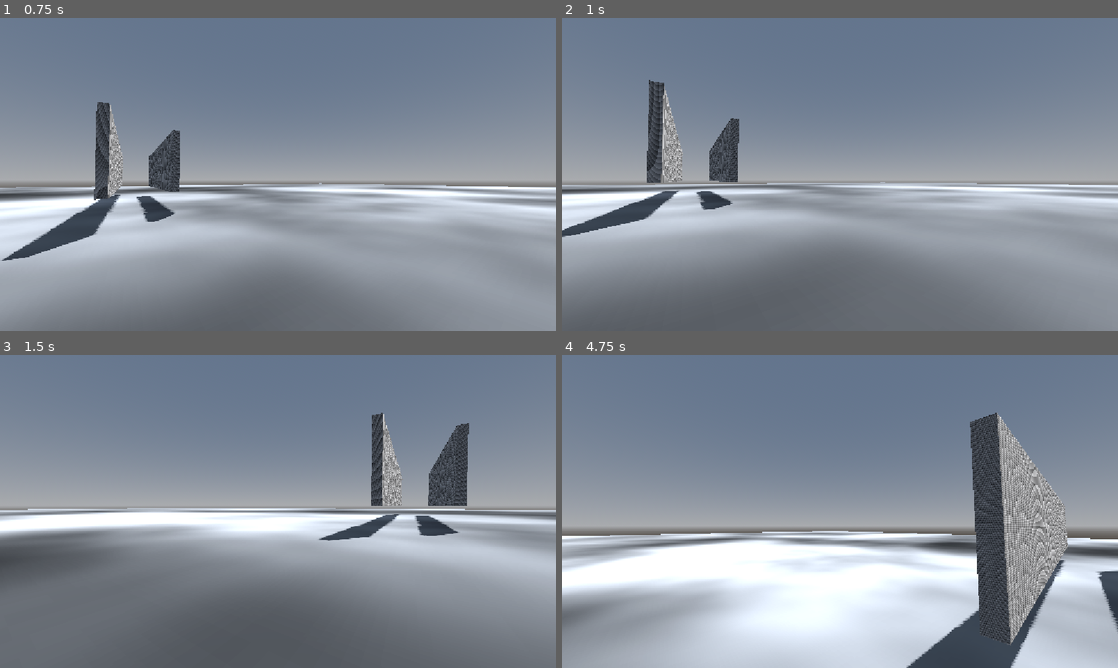
Above: before the commit, frames 1-4 (two rows, left to right).
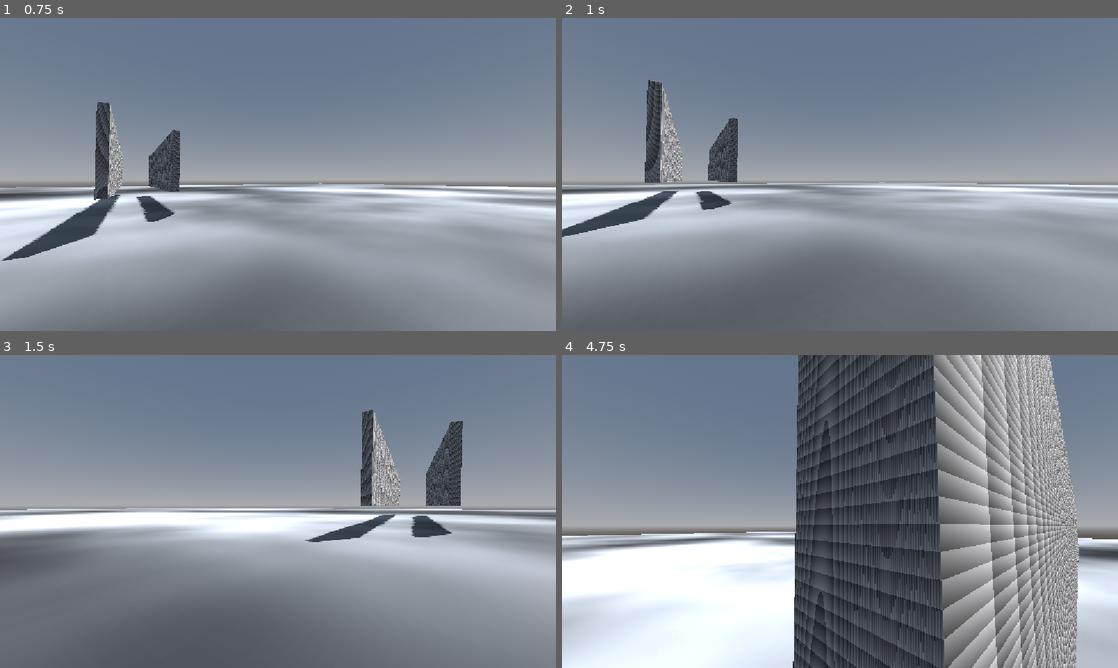
Above: after the commit, the same moments.

Repository: JoshuahMi/BasicRpgGodot
Game: Godot game, scene res://Elements/Levels/BasicRpgLevelTest.tscn
Two runs of this game, one before a commit and one after it. Both use one fixed random seed, a clock stepped at 60 frames per second and the inputs below.
Inputs (mouse positions are in pixels of both pictures, inside the frame that each line leads up to):
- Up to frame 1 (0.75 s): move the mouse to (305, 174) at 0.52 s; hold W (MoveForward) from 0.53 s (still down); hold Shift (Sprint) from 0.53 s (still down)
- Up to frame 2 (1 s): keep holding W (MoveForward); keep holding Shift (Sprint); tap Space (Jump) at 0.77 s
- Up to frame 3 (1.5 s): keep holding W (MoveForward); move the mouse to (250, 511) at 1.27 s; release Shift (Sprint) at 1.28 s; tap C (Test) at 1.35 s
- Up to frame 4 (4.75 s): keep holding W (MoveForward); tap Space (Jump) at 1.52, 3.02, 3.77, 4.52 s; move the mouse to (851, 505) at 2.02 s; hold Shift (Sprint) 2.03-2.78 s; move the mouse to (834, 517) at 2.77 s; tap C (Test) at 2.85, 4.35 s; move the mouse to (878, 514) at 3.52 s; hold Shift (Sprint) 3.53-4.28 s; move the mouse to (795, 508) at 4.27 s

Frame 1 is identical in both runs. In frame 2, 1.2% of the frame differs, in the area x 0-58%, y 19-70%; in frame 3, 2.8%; in frame 4, 58%, in the area x 0-100%, y 0-100%.

Commit message:
Movement Component Rework - added sprinting

Diff:
--- a/Elements/General/Components/BasicRpgMovementComponentNew.gd
+++ b/Elements/General/Components/BasicRpgMovementComponentNew.gd
@@ -192,7 +192,7 @@
 ## how good can the player navigate while in air
 ## 0.0 = none
 ## 1.0 = like on the ground
-@export var movement_strength_while_jumping = 0.4
+@export var movement_strength_while_jumping := 0.4
 
 ## This constant is used to correct the value of movement strength while jumping,
 ## since it only works between 0.0 and 0.2.
@@ -295,6 +295,12 @@
 	perform_look(look_up, look_right)
 
 func move(delta: float):
+	var movement_speed_evaluated: float
+	if wants_to_sprint == true:
+		movement_speed_evaluated = movement_speed * sprint_multiplier
+	else:
+		movement_speed_evaluated = movement_speed
+
 
 	match movement_place_state:
 		BasicRpgGeneral.MovementPlaceState.GROUND:
@@ -305,7 +311,7 @@
 			pass
 		BasicRpgGeneral.MovementPlaceState.AIR:
 
-			var movement_speed_local = movement_speed
+			var movement_speed_local = movement_speed_evaluated
 			# make velocity local, to interpolate it afterwards to implement the movement strength in the air
 			var velocity_local = body.velocity
 
@@ -343,7 +349,7 @@
 				var stick_direction = Vector3(wall_normal.x, 0.0, wall_normal.z)
 				# var direction_local: Vector3 = Vector3(movement_direction.x, 0.0, movement_direction.y)
 				var direction_local: Vector3 = Vector3(0.0, 0.0, movement_direction.y)
-				var movement_speed_local = movement_speed * wall_speed_multiplier
+				var movement_speed_local = movement_speed_evaluated * wall_speed_multiplier
 				#print(wall_normal)
 
 				# first determine the rotation of the movement vector
@@ -431,7 +437,11 @@
 
 func perform_move(in_movement_direction: Vector3, delta: float):
 
-	var movement_speed_local = movement_speed
+	var movement_speed_local: float
+	if wants_to_sprint:
+		movement_speed_local = movement_speed * sprint_multiplier
+	else:
+		movement_speed_local = movement_speed
 
 	# first determine the rotation of the movement vector
 	# it shall point towards the direction the camera is facing
--- a/Elements/Player/BasicRpgPlayer.tscn
+++ b/Elements/Player/BasicRpgPlayer.tscn
@@ -29,4 +29,7 @@
 body = NodePath("..")
 model = NodePath("../MeshInstance3D")
 camera = NodePath("../Camera3D")
+dash_strength = 150.0
+wall_speed_multiplier = 2.0
+wall_jump_normal_multiplier = 0.5
 metadata/_custom_type_script = "uid://cr4dj6aowyb77"
